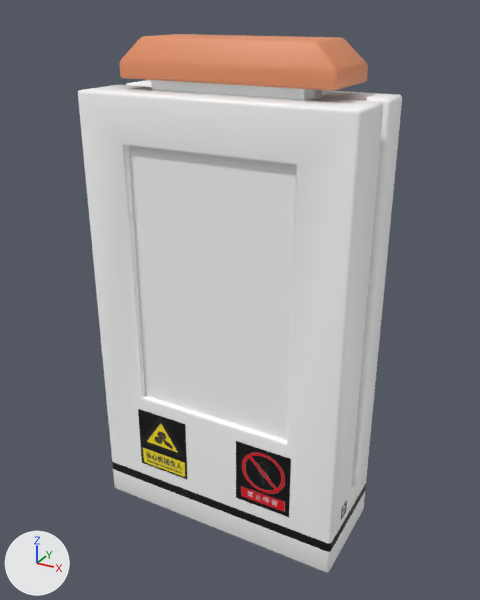
The OBJ model assets/mtrsteamloco/eyecandies/psda/movea.obj as it was, and as the next commit left it.
Rendered twice from a 50 mm lens placed at (0.994, -1.809, 1.727), pointed at (0.013, -0.024, 0.835). The lights are fixed; the arrows at lower left show +X, +Y and +Z. Where no turn or scale is listed for an object, it has been applied to the vertices. Vertices at the same position are counted once.

Objects in the first picture: 'd1', 'd2', 'm', 'sc'.
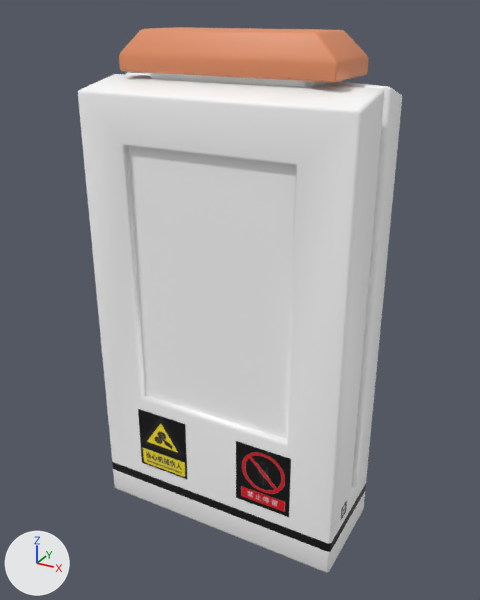
Edits to the scene script, one JSON object a line:
```json
{"block": "me_d1", "where": "# used by ob_d1; location = (0.0, 0.0, 0.0)"}
{"op": "remove", "block": "me_d1", "code": "me_d1.from_pydata(...)  # 164 vertices, 298 faces; spans x -0.45..0.45, y -0.21..0.15, z 0.0..1.5"}
{"op": "add", "block": "me_d1", "code": "me_d1.from_pydata(...)  # 184 vertices, 340 faces; spans x -0.45..0.45, y -0.21..0.15, z 0.0..1.53"}
{"block": "me_d1", "change": "me_d1 part 1"}
{"block": "me_d1", "change": "31 vertices are removed from x -0.45..0.45, y -0.19..0.1, z 0.47..1.5"}
{"block": "me_d1", "change": "114 faces are deleted"}
{"block": "me_d1", "change": "5 vertices move from x -0.28..0.45, y -0.19..-0.02, z 0.47..1.5 to x -0.28..0.28, y -0.18..-0.02, z 0.47..1.53"}
{"block": "me_d1", "change": "33 vertices are added at x -0.45..0.45, y -0.18..0.1, z 0.47..1.53"}
{"block": "me_d1", "change": "18 new vertices lie (0.0, 0.0, 1.32) away from vertices in x -0.45..0.45, y -0.1..0.1, z 0.2"}
{"block": "me_d1", "change": "156 new faces join them, mat_white_001 (white #ffffff)"}
{"block": "me_m", "where": "me_m.from_pydata(...)  # 172 vertices, 316 faces; spans x -0.35..0.35, y -0.125..0.125, z 0.2..1.651"}
{"block": "me_m", "where": "# used by ob_m; location = (0.0, 0.0, 0.0)"}
{"block": "me_m", "change": "me_m part 2: the whole mesh is moved by (0.0, 0.0, 0.02)"}
```

What differs and where, as boxes (x1, y1, x2, y2) in the pictures (480 x 600 px; the box of a moved part takes in the faces that stretch with it):
```json
{"object": "d1", "change": "reshaped", "before": [78, 80, 402, 573], "after": [78, 73, 402, 573]}
{"object": "m", "change": "mesh moved", "before": [120, 34, 368, 91], "after": [119, 27, 368, 83]}
{"part": 1, "of": "me_d1", "change": "moved or reshaped", "before": [78, 80, 402, 543], "after": [78, 73, 402, 543]}
```
